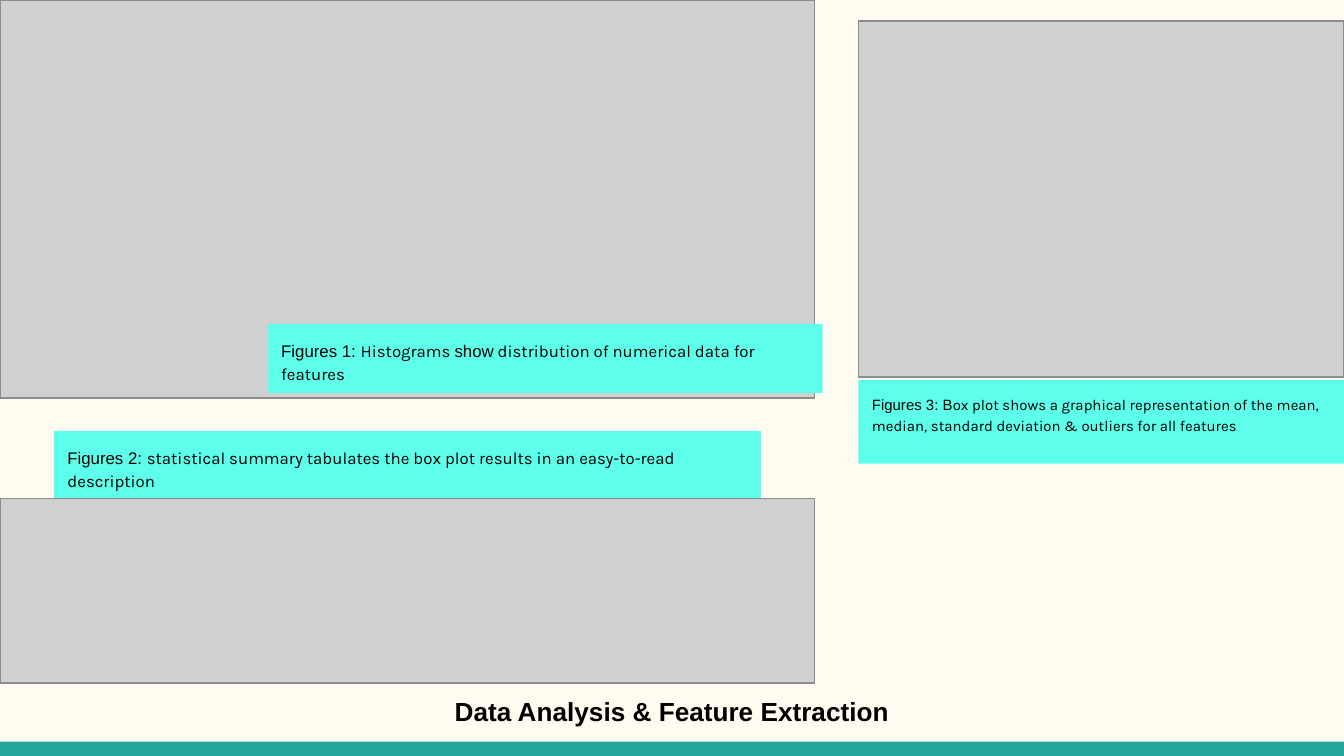
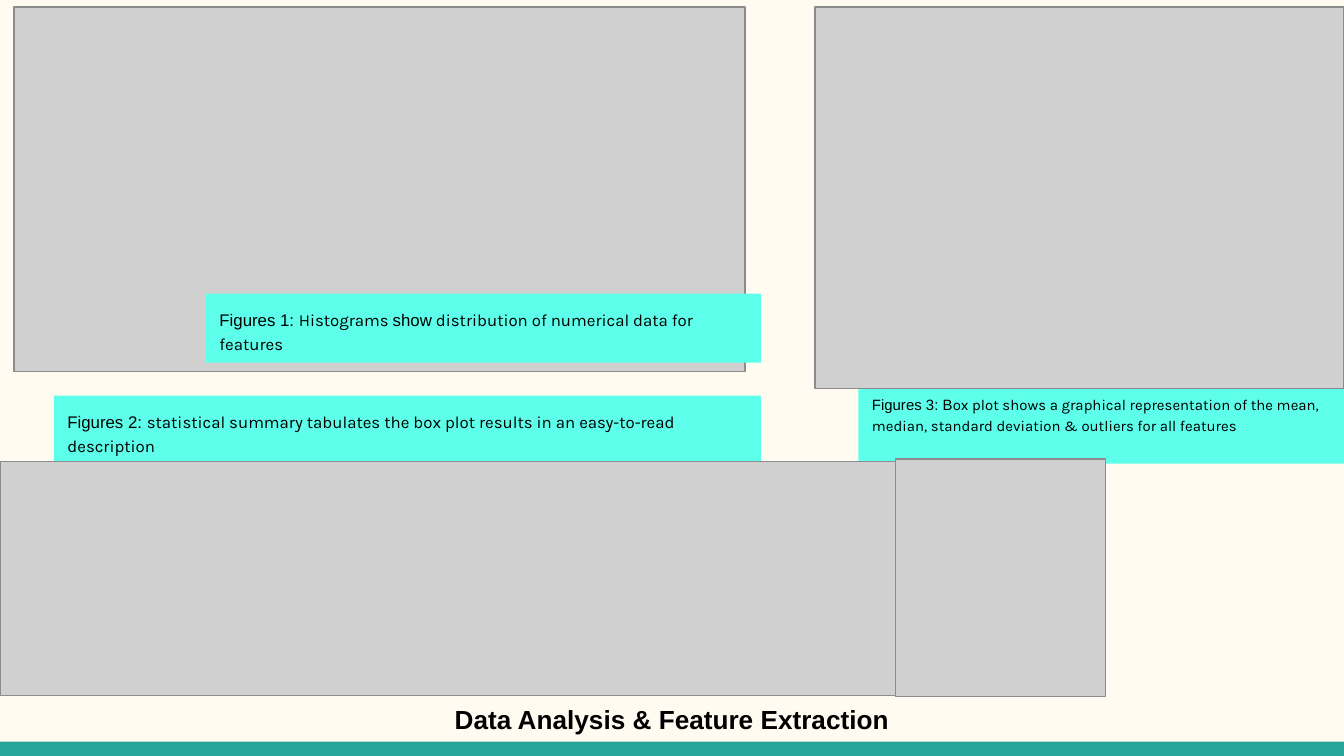
Before and after one commit to steventhestudent/CS4662_Project, a slide deck: slide 4 of Reports/CS 4662 Heart Failure Presentation.pptx. Drawn at 1344x756 pixels with LibreOffice and Linux fonts; fonts in the diff are those of the drawing; grey boxes stand for pictures. Boxes give left, top, right and bottom in pixels: in the first picture for what was removed or moved away, otherwise in the second. Text is boxed around its words. In the diff, an @@ line names an element or a change of style, - is before the commit and + after.

```diff
--- a/Reports/CS 4662 Heart Failure Presentation.pptx
+++ b/Reports/CS 4662 Heart Failure Presentation.pptx
@@ picture: place and size @@
-picture at (0, 0, 814, 398)
+picture at (15, 7, 746, 371)
@@ picture: place and size @@
-picture at (859, 22, 1344, 378)
+picture at (814, 7, 1344, 388)
@@ text "Figures 1: Histograms show distribution ...": place and size @@
-text "Figures 1: Histograms show distribution ..." at (267, 324, 823, 392)
+text "Figures 1: Histograms show distribution ..." at (206, 294, 761, 363)
@@ text "Figures 2: statistical summary tabulates ...": place and size @@
-text "Figures 2: statistical summary tabulates ..." at (54, 431, 761, 500)
+text "Figures 2: statistical summary tabulates ..." at (54, 395, 761, 464)
@@ picture: place and size @@
-picture at (0, 499, 814, 683)
+picture at (0, 462, 895, 696)
@@ picture added at (895, 460, 1106, 698) @@
@@ text "Data Analysis & Feature Extraction": place and size @@
-text "Data Analysis & Feature Extraction" at (455, 702, 889, 726)
+text "Data Analysis & Feature Extraction" at (455, 710, 889, 735)
```
Also in this commit, not shown: 1 other slide changed, 5 slides added, 4 slides removed, 4 other files.
